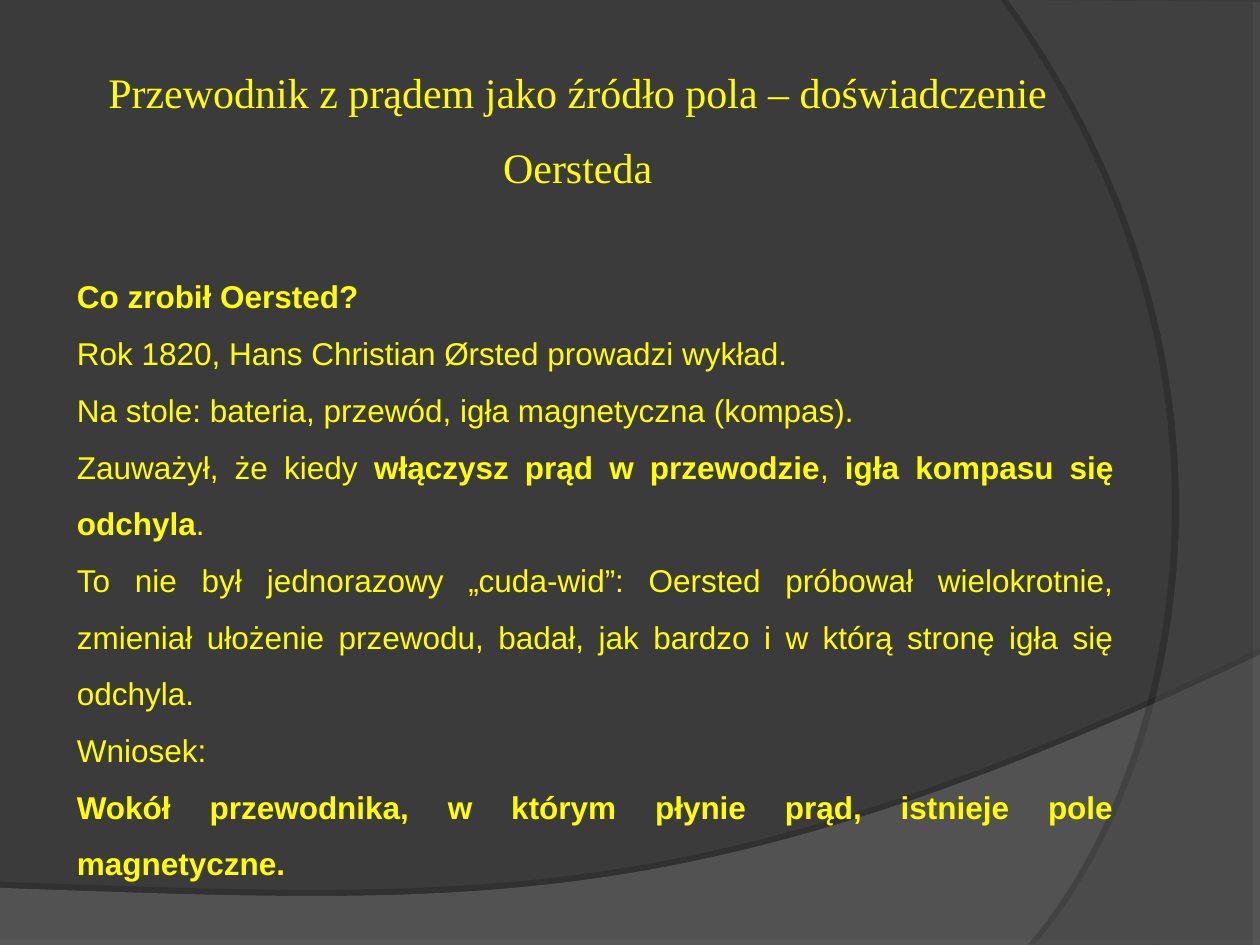
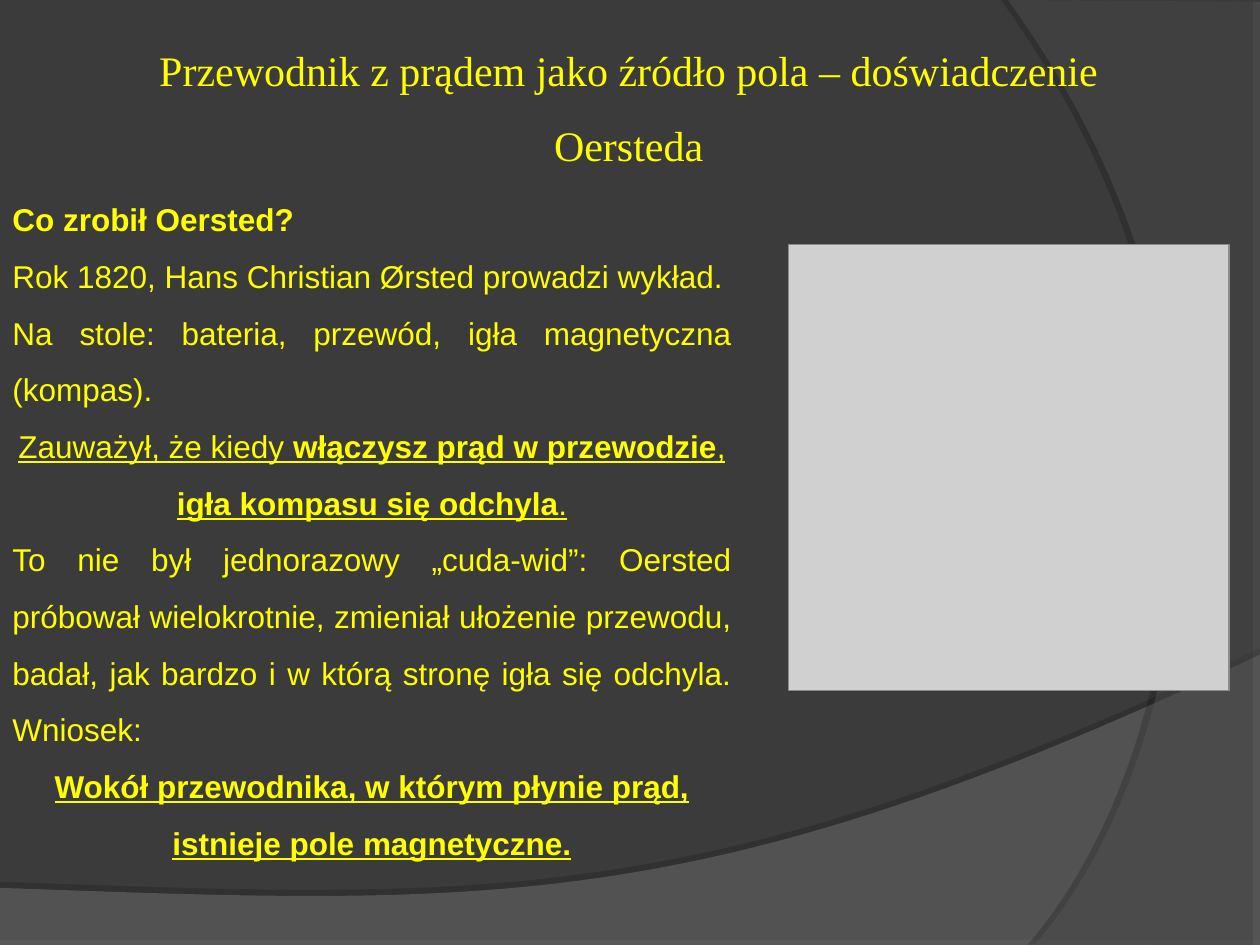
Before and after one commit to MichalMus/Fizyka-w-szkole, a slide deck: slide 7 of Magnetyzm i elektromagnetyzm/2.Właściwości magnetyczne przewodnika z prądem.ppt. Drawn at 1260x945 pixels with LibreOffice and Linux fonts; fonts in the diff are those of the drawing; grey boxes stand for pictures. Boxes give left, top, right and bottom in pixels: in the first picture for what was removed or moved away, otherwise in the second. Text is boxed around its words. In the diff, an @@ line names an element or a change of style, - is before the commit and + after.

```diff
--- a/Magnetyzm i elektromagnetyzm/2.Właściwości magnetyczne przewodnika z prądem.ppt
+++ b/Magnetyzm i elektromagnetyzm/2.Właściwości magnetyczne przewodnika z prądem.ppt
@@ title "Przewodnik z prądem jako źródło ...": place and size @@
-title "Przewodnik z prądem jako źródło ..." at (108,78,1047,184)
+title "Przewodnik z prądem jako źródło ..." at (159,56,1098,162)
@@ text "Co zrobił Oersted?": place and size @@
-text "Co zrobił Oersted?" at (77,285,1114,825)
+text "Co zrobił Oersted?" at (12,208,731,861)
@@ picture added at (789,244,1228,690) @@
@@ text at (18,435,726,861): underline on in "Zauważył, że kiedy włączysz prąd w przewodzie, ...", "Wokół przewodnika, w którym płynie prąd, istnieje ..."; alignment justified to centre @@
```
Also in this commit, not shown: 6 other slides changed, 8 slides added, 5 slides removed, 4 other files.
